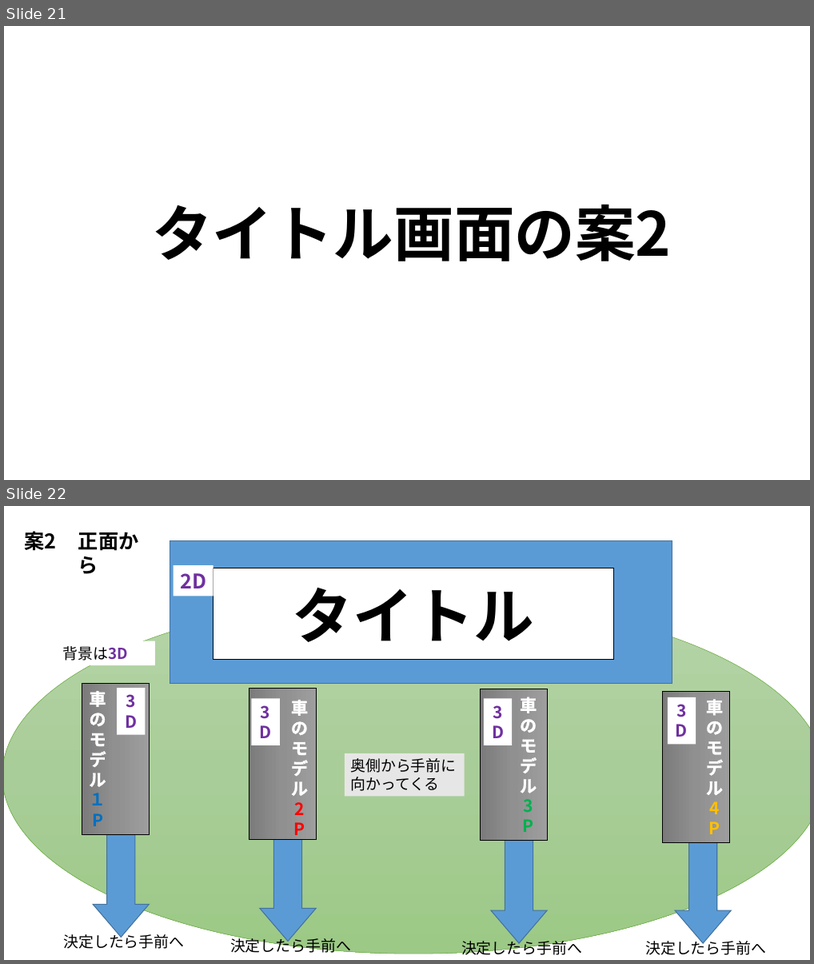
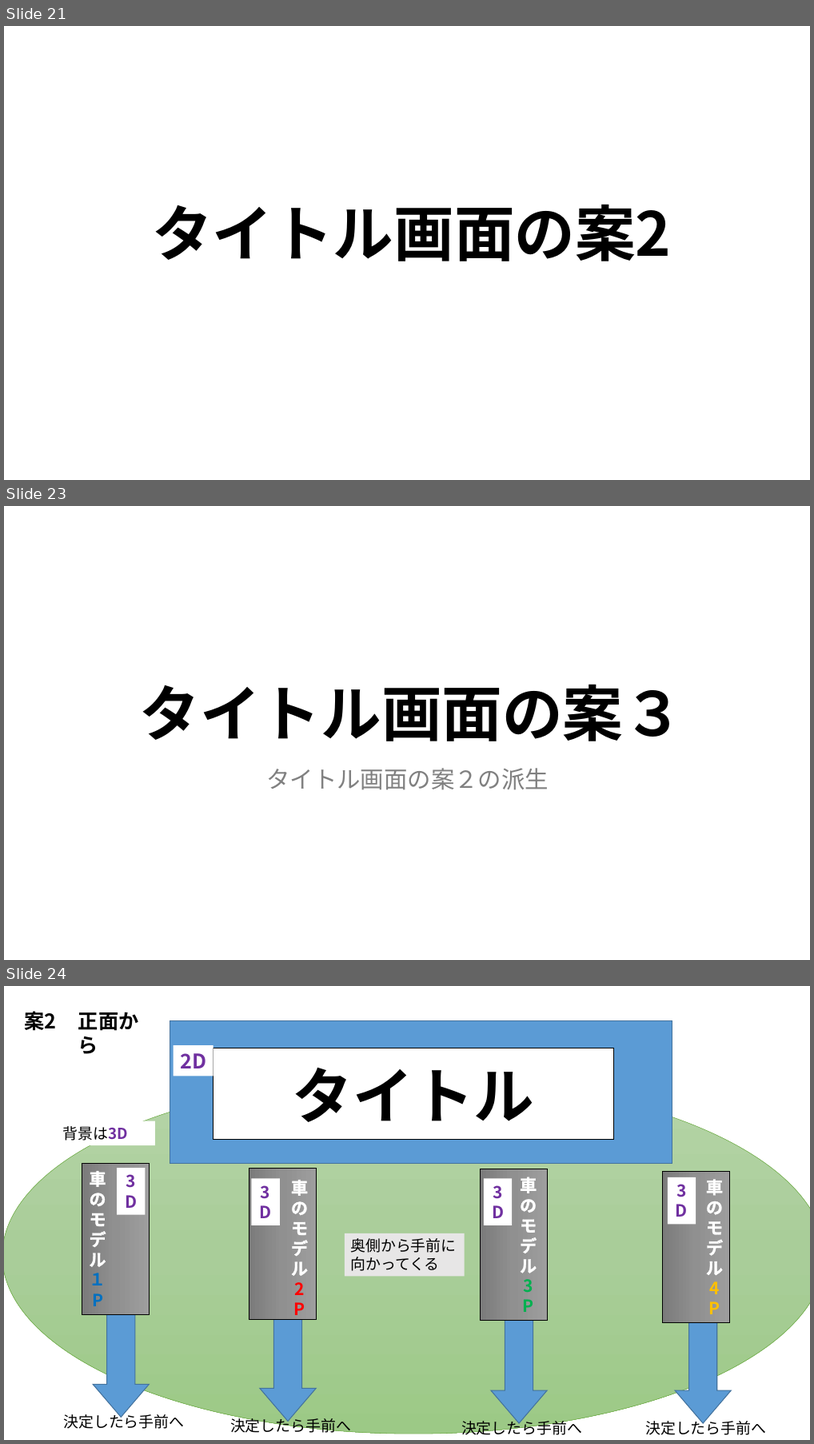
Before and after one commit to MizukiKato0416/sotsugyou_time_kato, a slide deck: 卒業制作_大元タイトル構成.ppsx. Shown one above the other, each under a label of ours: slides 21 and 22 before the commit, slides 21, 23 and 24 after it; the slides between them are not shown. The pictures are 814x964 and 814x1444 pixels, drawn with LibreOffice and Linux fonts; fonts in the diff are those of the drawing. Boxes give left, top, right and bottom in pixels: in the first picture for what was removed or moved away, otherwise in the second. Text is boxed around its words. In the diff, an @@ line names an element or a change of style, - is before the commit and + after.

```diff
--- a/卒業制作_大元タイトル構成.ppsx
+++ b/卒業制作_大元タイトル構成.ppsx
@@ slide 23 added at box(4, 506, 810, 960), background #FFFFFF @@
@@ title added at box(140, 684, 684, 741), 72 pt, text #000000, bold @@
+タイトル画面の案３
@@ text added at box(267, 768, 549, 790), 28 pt, text #808080 @@
+タイトル画面の案２の派生
@@ what was slide 22 is now slide 24 @@
```
Also in this commit, not shown: 2 slides changed, 1 other slide added, 2 other files.
